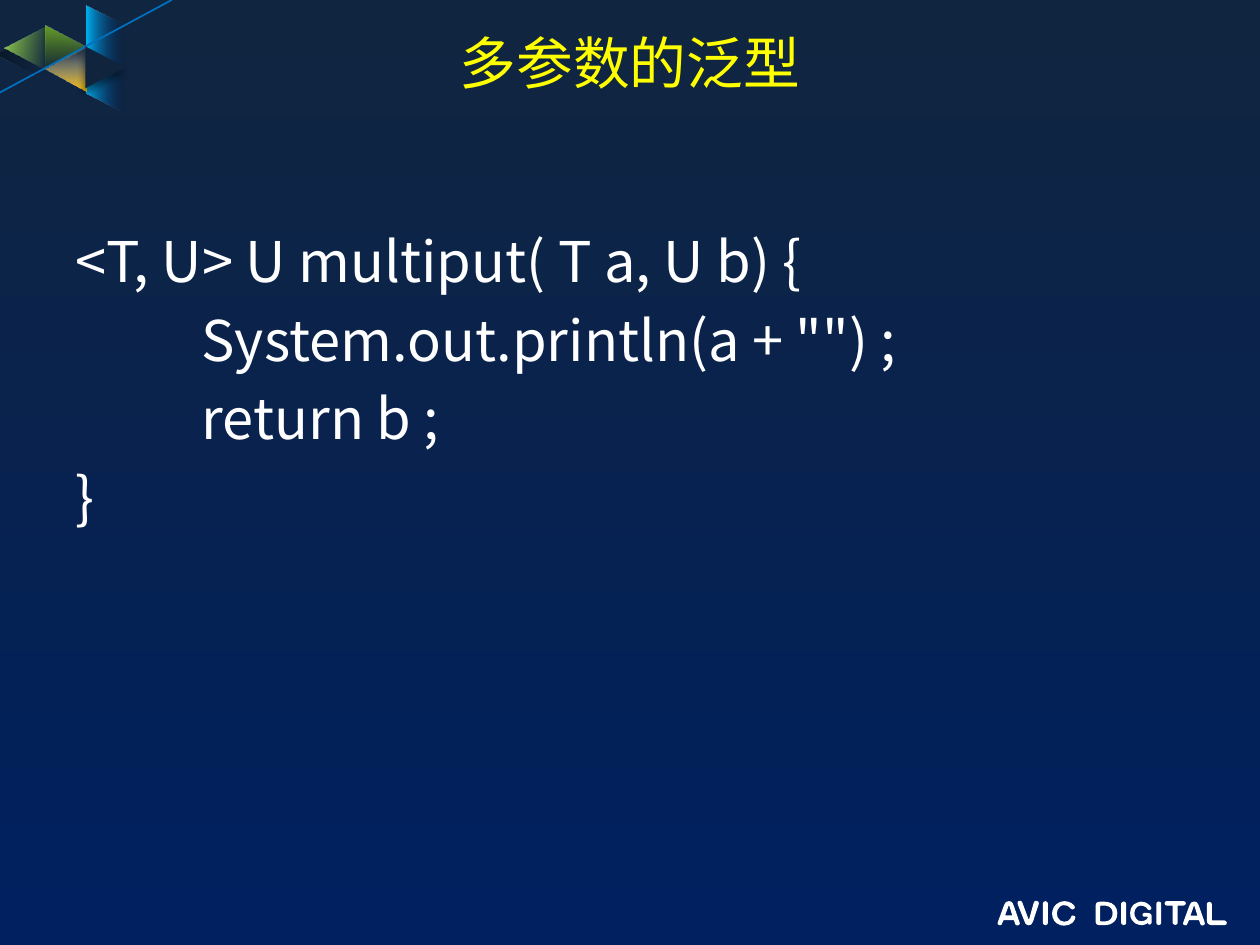
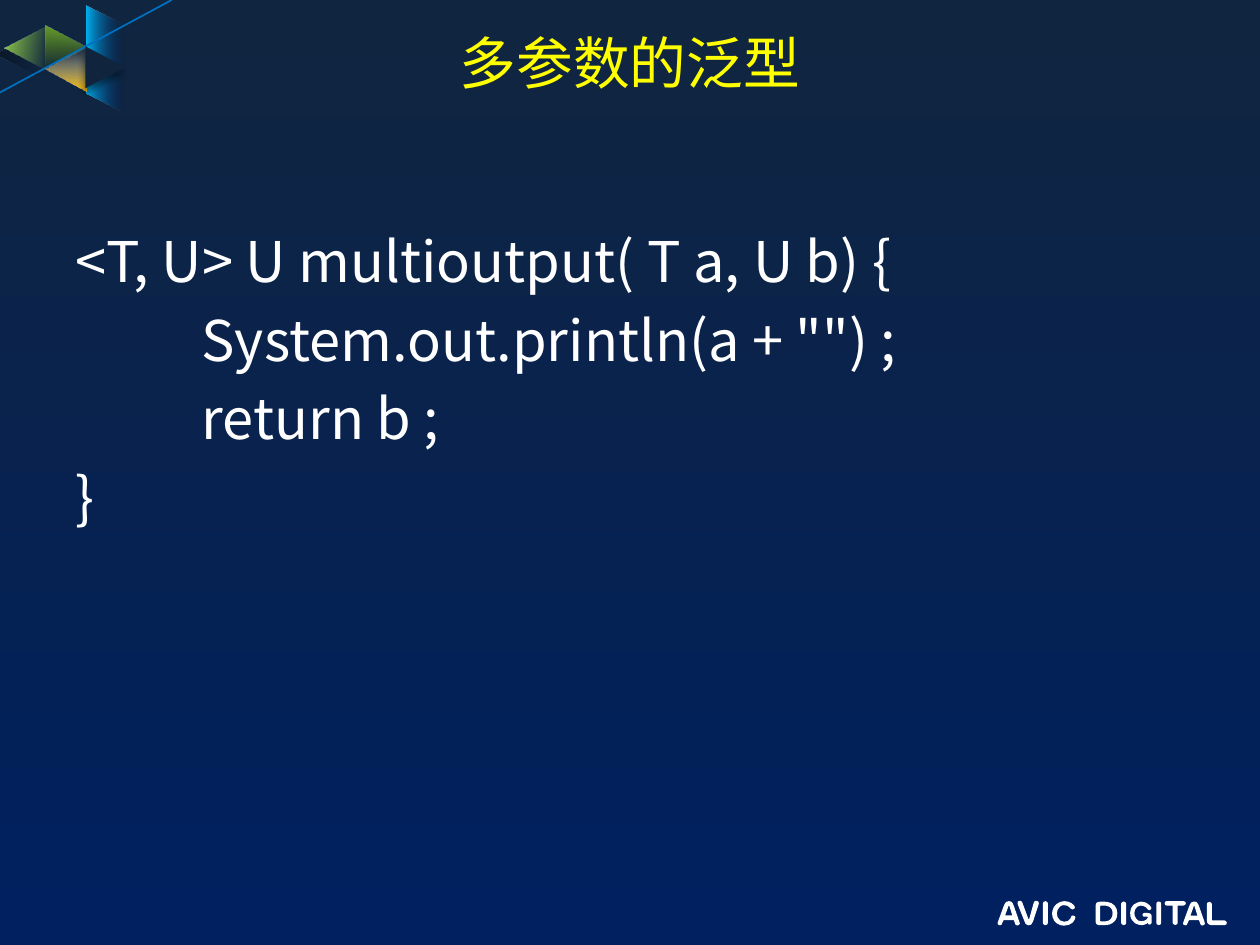
Before and after one commit to guofengzh/java-way, a slide deck: slide 4 of java/docs/07-java-泛型.pptx. Drawn at 1260x945 pixels with LibreOffice and Linux fonts; fonts in the diff are those of the drawing; background and template pictures are left out. Boxes give left, top, right and bottom in pixels: in the first picture for what was removed or moved away, otherwise in the second. Text is boxed around its words. In the diff, an @@ line names an element or a change of style, - is before the commit and + after.

```diff
--- a/java/docs/07-java-泛型.pptx
+++ b/java/docs/07-java-泛型.pptx
@@ text at (76, 236, 860, 295): text changed @@
-<T, U> U multiput( T a, U b) {
+<T, U> U multioutput( T a, U b) {
```
Also in this commit, not shown: 2 other slides changed.
